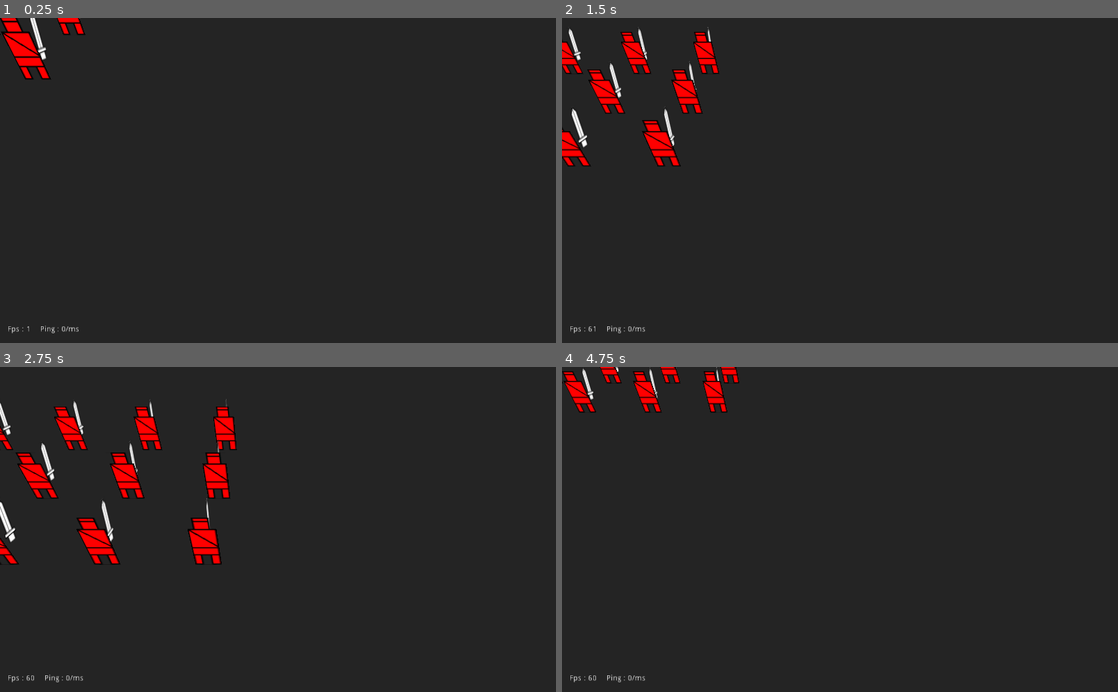
Above: before the commit, frames 1-4 (two rows, left to right).
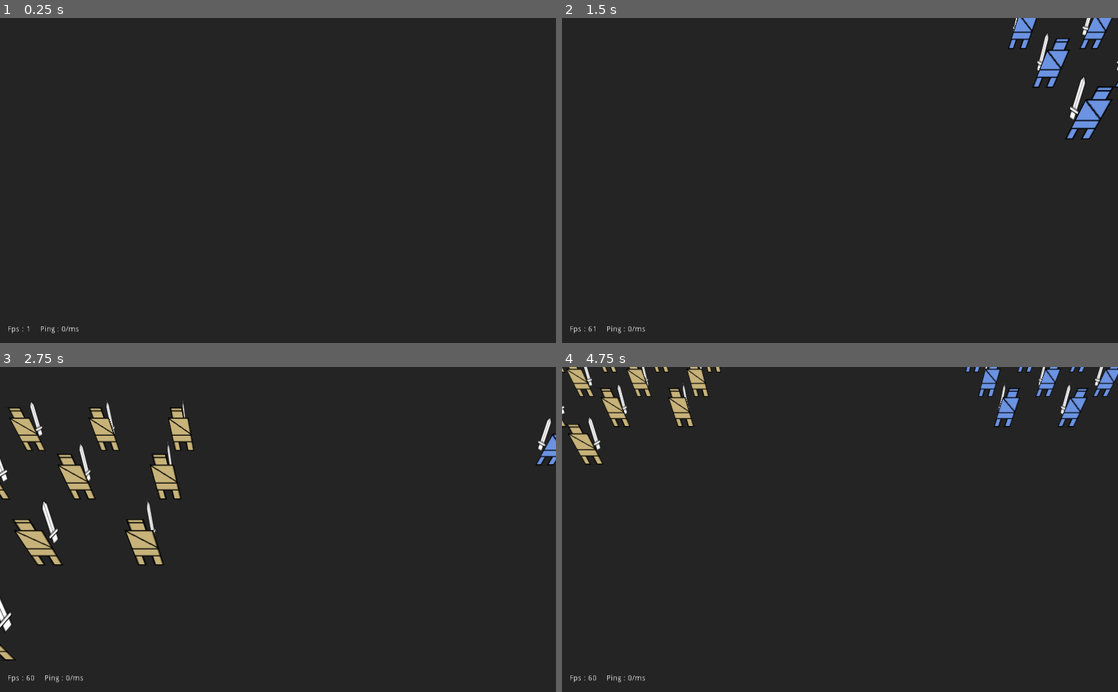
Above: after the commit, the same moments.

Repository: renosyah/nation-conquest
Game: Godot game, scene res://gameplay/mp/host/host.tscn
Same seed, same stepped clock (60 frames per second), same inputs: the game is played once before the commit and once after it. This scene is started directly instead of the project's main scene.
Inputs (mouse positions are in pixels of both pictures, inside the frame that each line leads up to):
- Up to frame 1 (0.25 s): no input
- Up to frame 2 (1.5 s): move the mouse to (962, 164) at 0.52 s; click (962, 164) at 0.67 s; drag from (728, 196) to (812, 245) at 1.27 s
- Up to frame 3 (2.75 s): move the mouse to (333, 458) at 2.02 s; click (333, 458) at 2.17 s
- Up to frame 4 (4.75 s): drag from (812, 594) to (673, 480) at 2.77 s; move the mouse to (1006, 578) at 3.52 s; click (1006, 578) at 3.67 s; tap Enter at 4.25 s; drag from (673, 480) to (756, 448) at 4.27 s

The runs differ from the first frame. In frame 1, 1.1% of the frame differs, in the area x 0-16%, y 0-19%; in frame 2, 4.9%; in frame 3, 8.6%, in the area x 0-100%, y 9-91%; in frame 4, 4.3%.
Error in both runs: Invalid get index 'seed' (on base: 'Dictionary'). (res://gameplay/mp/host/host.gd:37)

Commit message:
fix disengaging

Diff:
--- a/entity/squad/squad.gd
+++ b/entity/squad/squad.gd
@@ -2,6 +2,7 @@
 class_name Squad
 
 signal squad_selected(_squad)
+signal squad_update(_squad)
 signal squad_dead(_squad)
 
 export var unit :Resource
@@ -21,6 +22,7 @@
 var _velocity :Vector3
 
 puppet var _puppet_translation :Vector3
+
 onready var _input_detection = $input_detection
 onready var _sprite_3d =  $banner/Sprite3D
 onready var _agro_timer = $agro_timer
@@ -35,6 +37,7 @@
 	_unit_count.mesh = text_mesh
 	(_unit_count.mesh as TextMesh).text = str(max_unit)
 
+func spawn_units():
 	var formations = get_formation_box()
 	var pos = 0
 	for i in range(max_unit):
@@ -88,13 +91,18 @@
 		emit_signal("squad_dead", self)
 		queue_free()
 
+	emit_signal("squad_update", self)
+
 func _on_formation_time_timeout():
 	var formations = get_formation_box()
 	for i in range(_units.size()):
 		if not is_instance_valid(_units[i]):
 			continue
 
-		if _units[i].is_attacking and not _targets.empty():
+		if _targets.empty():
+			_units[i].is_attacking = false
+
+		if _units[i].is_attacking:
 			continue
 
 		_units[i].is_moving = true
--- a/entity/squad/squad.tscn
+++ b/entity/squad/squad.tscn
@@ -7,8 +7,8 @@
 [ext_resource path="res://assets/hit_particle/hit_particle.tscn" type="PackedScene" id=5]
 
 [sub_resource type="CapsuleShape" id=1]
-radius = 2.10997
-height = 0.362554
+radius = 1.67191
+height = 3.95796
 
 [sub_resource type="SpatialMaterial" id=4]
 flags_unshaded = true
@@ -23,7 +23,7 @@
 uppercase = true
 
 [sub_resource type="CylinderShape" id=3]
-height = 8.0
+height = 12.0
 radius = 8.0
 
 [node name="squad" type="KinematicBody"]
@@ -32,13 +32,13 @@
 script = ExtResource( 1 )
 
 [node name="CollisionShape" type="CollisionShape" parent="."]
-transform = Transform( 1, 0, 0, 0, -4.37114e-08, -1, 0, 1, -4.37114e-08, 0, 1.21803, 0 )
+transform = Transform( 1, 0, 0, 0, -4.37114e-08, -1, 0, 1, -4.37114e-08, 0, 2.22491, 0 )
 shape = SubResource( 1 )
 
 [node name="input_detection" parent="." instance=ExtResource( 2 )]
 
 [node name="banner" type="Spatial" parent="."]
-transform = Transform( 1, 0, 0, 0, 1, 0, 0, 0, 1, 0, 2, 0 )
+transform = Transform( 2, 0, 0, 0, 2, 0, 0, 0, 2, 0, 4, 0 )
 
 [node name="unit_count" type="MeshInstance" parent="banner"]
 mesh = SubResource( 5 )
--- a/entity/unit/militia/militia.gd
+++ b/entity/unit/militia/militia.gd
@@ -3,6 +3,7 @@
 onready var pivot = $pivot
 onready var body = $body
 onready var animation_weapon_state = $pivot/AnimationTree.get("parameters/playback")
+onready var animation_body_state = $AnimationTree.get("parameters/playback")
 
 # Called when the node enters the scene tree for the first time.
 func _ready():
@@ -24,3 +25,8 @@
 
 	var _transform = pivot.transform.looking_at(dir, Vector3.UP)
 	pivot.transform = pivot.transform.interpolate_with(_transform, 5 * delta)
+
+	if is_moving or is_attacking:
+		animation_body_state.travel("moving")
+	else:
+		animation_body_state.travel("idle")
--- a/entity/unit/militia/militia.tscn
+++ b/entity/unit/militia/militia.tscn
@@ -113,6 +113,73 @@
 
 [sub_resource type="AnimationNodeStateMachinePlayback" id=10]
 
+[sub_resource type="Animation" id=11]
+length = 0.001
+tracks/0/type = "value"
+tracks/0/path = NodePath("body:translation")
+tracks/0/interp = 1
+tracks/0/loop_wrap = true
+tracks/0/imported = false
+tracks/0/enabled = true
+tracks/0/keys = {
+"times": PoolRealArray( 0 ),
+"transitions": PoolRealArray( 1 ),
+"update": 0,
+"values": [ Vector3( 0, 0, 0 ) ]
+}
+
+[sub_resource type="Animation" id=12]
+resource_name = "idle"
+tracks/0/type = "value"
+tracks/0/path = NodePath("body:translation")
+tracks/0/interp = 1
+tracks/0/loop_wrap = true
+tracks/0/imported = false
+tracks/0/enabled = true
+tracks/0/keys = {
+"times": PoolRealArray( 0 ),
+"transitions": PoolRealArray( 1 ),
+"update": 0,
+"values": [ Vector3( 0, 0, 0 ) ]
+}
+
+[sub_resource type="Animation" id=13]
+resource_name = "moving"
+length = 0.3
+loop = true
+tracks/0/type = "value"
+tracks/0/path = NodePath("body:translation")
+tracks/0/interp = 1
+tracks/0/loop_wrap = true
+tracks/0/imported = false
+tracks/0/enabled = true
+tracks/0/keys = {
+"times": PoolRealArray( 0, 0.2 ),
+"transitions": PoolRealArray( 1, 1 ),
+"update": 0,
+"values": [ Vector3( 0, 0, 0 ), Vector3( 0, 0.322678, 0 ) ]
+}
+
+[sub_resource type="AnimationNodeAnimation" id=14]
+animation = "idle"
+
+[sub_resource type="AnimationNodeAnimation" id=15]
+animation = "moving"
+
+[sub_resource type="AnimationNodeStateMachineTransition" id=16]
+
+[sub_resource type="AnimationNodeStateMachineTransition" id=17]
+
+[sub_resource type="AnimationNodeStateMachine" id=18]
+states/idle/node = SubResource( 14 )
+states/idle/position = Vector2( 237.667, 123 )
+states/moving/node = SubResource( 15 )
+states/moving/position = Vector2( 420.333, 122.556 )
+transitions = [ "idle", "moving", SubResource( 16 ), "moving", "idle", SubResource( 17 ) ]
+start_node = "idle"
+
+[sub_resource type="AnimationNodeStateMachinePlayback" id=19]
+
 [node name="militia" type="KinematicBody"]
 script = ExtResource( 3 )
 
@@ -131,6 +198,7 @@
 
 [node name="AnimationPlayer" type="AnimationPlayer" parent="pivot"]
 autoplay = "idle"
+playback_speed = 4.0
 anims/RESET = SubResource( 2 )
 anims/idle = SubResource( 3 )
 anims/swing = SubResource( 4 )
@@ -140,3 +208,15 @@
 anim_player = NodePath("../AnimationPlayer")
 active = true
 parameters/playback = SubResource( 10 )
+
+[node name="AnimationPlayer" type="AnimationPlayer" parent="."]
+playback_speed = 4.0
+anims/RESET = SubResource( 11 )
+anims/idle = SubResource( 12 )
+anims/moving = SubResource( 13 )
+
+[node name="AnimationTree" type="AnimationTree" parent="."]
+tree_root = SubResource( 18 )
+anim_player = NodePath("../AnimationPlayer")
+active = true
+parameters/playback = SubResource( 19 )
--- a/gameplay/mp/host/host.gd
+++ b/gameplay/mp/host/host.gd
@@ -1,9 +1,13 @@
 extends BaseGameplay
 
 var squad
+onready var node = $Node
 
-onready var squad_1 = $squad
-onready var squad_2 = $squad2
+var is_left = false
+var team = 1
+
+onready var positions_1 = $Position3D.translation
+onready var positions_2 = $Position3D2.translation
 
 func on_map_click(_pos :Vector3):
 	if not is_instance_valid(squad):
@@ -14,3 +18,19 @@
 
 func _on_squad_selected(_squad):
 	squad = _squad
+
+func _on_Timer_timeout():
+	if node.get_child_count() > 1:
+		return
+
+	is_left = not is_left
+	team += 1
+
+	var spawn = preload("res://entity/squad/squad.tscn").instance()
+	spawn.unit = preload("res://entity/unit/militia/militia.tscn")
+	spawn.color = Color(randf(),randf(),randf(), 1.0)
+	spawn.team = team
+	spawn.connect("squad_selected", self,"_on_squad_selected")
+	node.add_child(spawn)
+	spawn.translation = positions_1 if is_left else positions_2
+	spawn.spawn_units()
--- a/gameplay/mp/host/host.tscn
+++ b/gameplay/mp/host/host.tscn
@@ -1,22 +1,19 @@
-[gd_scene load_steps=4 format=2]
+[gd_scene load_steps=2 format=2]
 
 [ext_resource path="res://gameplay/mp/host/host.gd" type="Script" id=1]
-[ext_resource path="res://entity/squad/squad.tscn" type="PackedScene" id=2]
-[ext_resource path="res://entity/unit/militia/militia.tscn" type="PackedScene" id=3]
 
 [node name="gameplay" type="Node"]
 script = ExtResource( 1 )
 
-[node name="squad" parent="." instance=ExtResource( 2 )]
-transform = Transform( 1, 0, 0, 0, 1, 0, 0, 0, 1, -8.81356, 2, 0 )
-unit = ExtResource( 3 )
-color = Color( 1, 0, 0, 1 )
+[node name="Position3D" type="Position3D" parent="."]
+transform = Transform( 1, 0, 0, 0, 1, 0, 0, 0, 1, 7.956, 1.504, 0 )
 
-[node name="squad2" parent="." instance=ExtResource( 2 )]
-transform = Transform( 1, 0, 0, 0, 1, 0, 0, 0, 1, 15.0984, 2, 0 )
-unit = ExtResource( 3 )
-team = 1
-color = Color( 0, 0.180392, 1, 1 )
+[node name="Position3D2" type="Position3D" parent="."]
+transform = Transform( 1, 0, 0, 0, 1, 0, 0, 0, 1, -7.956, 1.504, 0 )
 
-[connection signal="squad_selected" from="squad" to="." method="_on_squad_selected"]
-[connection signal="squad_selected" from="squad2" to="." method="_on_squad_selected"]
+[node name="Timer" type="Timer" parent="."]
+autostart = true
+
+[node name="Node" type="Node" parent="."]
+
+[connection signal="timeout" from="Timer" to="." method="_on_Timer_timeout"]
Not shown: 1 places in entity/unit/militia/militia.tscn that only renumber resources
